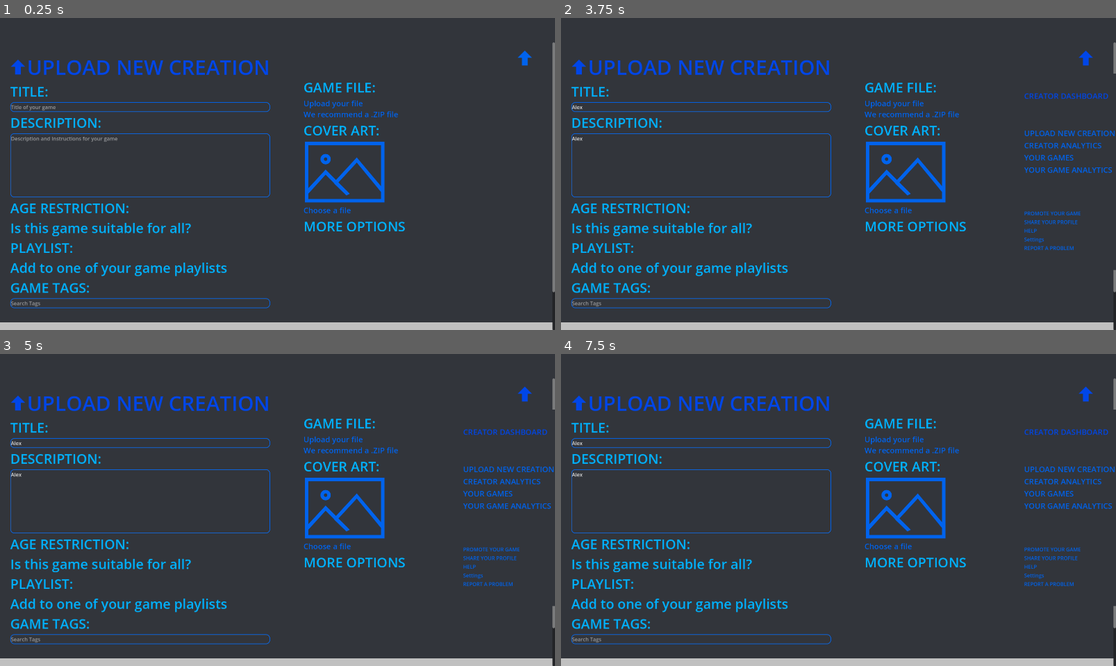
Above: before the commit, frames 1-4 (two rows, left to right).
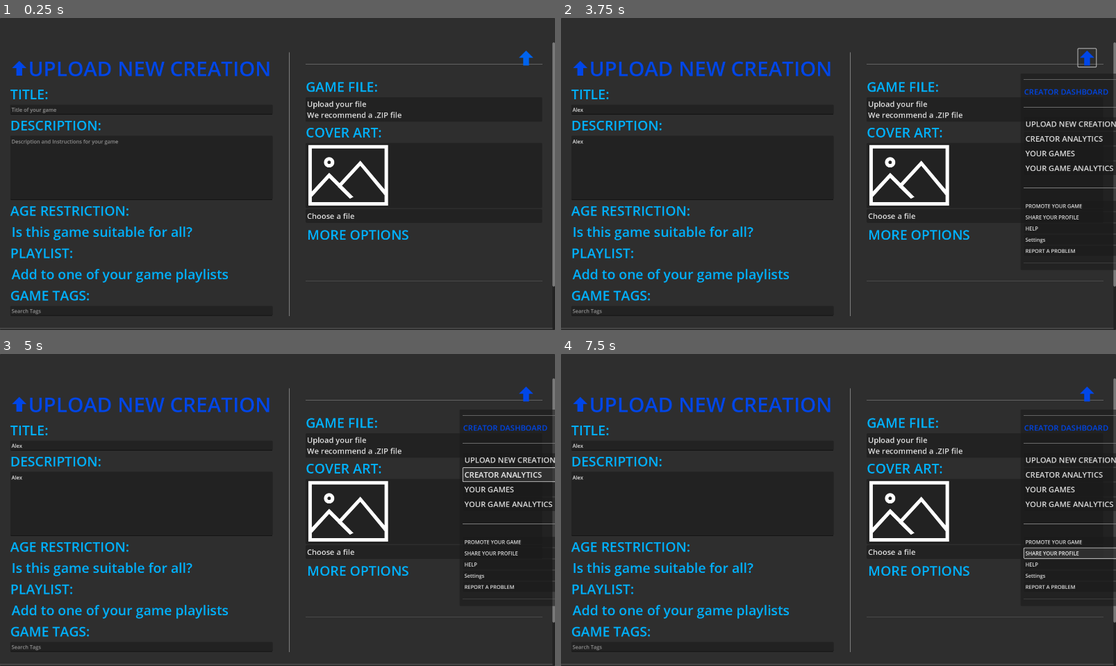
Above: after the commit, the same moments.

Repository: MichaelDawe/nucli.io
Game: Godot game, scene res://creator_dashboard_upload.tscn
Two runs of this game, one before a commit and one after it. Both use one fixed random seed, a clock stepped at 60 frames per second and the inputs below. This scene is started directly instead of the project's main scene.
Inputs (mouse positions are in pixels of both pictures, inside the frame that each line leads up to):
- Up to frame 1 (0.25 s): no input
- Up to frame 2 (3.75 s): click (699, 108) at 0.52 s; type "Alex" at 0.6 s; click (699, 164) at 0.75 s; type "Alex" at 0.83 s; click "Is this game suitable for all?" at 1.25 s; click "Add to one of your game playl…" at 2 s; click "Choose a file" at 2.75 s; click (1088, 58) at 3.5 s
- Up to frame 3 (5 s): click "CREATOR ANALYTICS" at 4.25 s
- Up to frame 4 (7.5 s): click "YOUR GAMES" at 5 s; click "YOUR GAME ANALYTICS" at 5.75 s; click "PROMOTE YOUR GAME" at 6.5 s; click "SHARE YOUR PROFILE" at 7.25 s

The runs differ from the first frame. In frame 1, 35% of the frame differs, in the area x 0-100%, y 10-100%; in frame 2, 40%, in the area x 0-100%, y 9-100%; in frame 3, 40%; in frame 4, 40%.

Commit message:
added no results text to search page

Diff:
--- a/creator_dashboard_upload.tscn
+++ b/creator_dashboard_upload.tscn
@@ -1,7 +1,6 @@
-[gd_scene load_steps=8 format=3 uid="uid://1aij4srh0ya3"]
+[gd_scene load_steps=7 format=3 uid="uid://1aij4srh0ya3"]
 
 [ext_resource type="Script" path="res://creator_dashboard_upload.gd" id="1_qsc0y"]
-[ext_resource type="Theme" uid="uid://cr3crcndaspom" path="res://dark_theme.tres" id="1_t15ob"]
 [ext_resource type="Texture2D" uid="uid://b82x24b26fsu6" path="res://temp/game_upload_page2.png" id="3_gtjw5"]
 [ext_resource type="Texture2D" uid="uid://bkik5uviuywgl" path="res://icons/user_background.png" id="4_fat83"]
 [ext_resource type="Texture2D" uid="uid://dutjvgu6bedsj" path="res://icons/arrow-up-51-48.png" id="4_vgqrw"]
@@ -17,7 +16,6 @@
 anchor_bottom = 1.0
 grow_horizontal = 2
 grow_vertical = 2
-theme = ExtResource("1_t15ob")
 script = ExtResource("1_qsc0y")
 
 [node name="Background" type="Panel" parent="."]
--- a/header.tscn
+++ b/header.tscn
@@ -80,6 +80,7 @@
 popup/item_2/id = 3
 popup/item_3/text = "RANDOM"
 popup/item_3/id = 4
+popup/item_4/id = 4
 popup/item_4/separator = true
 popup/item_5/text = "ADVENTURE"
 popup/item_5/id = 5
@@ -101,6 +102,7 @@
 popup/item_13/id = 13
 popup/item_14/text = "CASUAL"
 popup/item_14/id = 14
+popup/item_15/id = 15
 popup/item_15/separator = true
 popup/item_16/text = "SOLO"
 popup/item_16/id = 15
@@ -164,9 +166,11 @@
 item_count = 5
 popup/item_0/text = "NO_NOTIFICATIONS"
 popup/item_0/disabled = true
+popup/item_1/id = 1
 popup/item_1/separator = true
 popup/item_2/text = "VIEW_MESSAGES"
 popup/item_2/id = 1
+popup/item_3/id = 3
 popup/item_3/separator = true
 popup/item_4/text = "SHOW_FRIENDS"
 popup/item_4/id = 2
@@ -189,9 +193,11 @@
 popup/item_1/id = 2
 popup/item_2/text = "SETTINGS"
 popup/item_2/id = 3
+popup/item_3/id = 3
 popup/item_3/separator = true
 popup/item_4/text = "HELP_CENTER"
 popup/item_4/id = 4
+popup/item_5/id = 5
 popup/item_5/separator = true
 popup/item_6/text = "SIGN_OUT"
 popup/item_6/id = 5
--- a/main.gd
+++ b/main.gd
@@ -7,6 +7,7 @@
 var page = 0 # 404 = 404, 0 = Main, 1 = search, 2 = creator dashboard
 
 
+var c_dashboard = preload("res://creator_dashboard_upload.tscn") #TODO change to different page
 var searchpage = preload("res://search.tscn")
 var error404 = preload("res://404.tscn")
 
@@ -187,7 +188,12 @@
 		1: #profile
 			spawn_404()
 		2: #dashboard
-			spawn_404()
+			page = 2
+			var s = c_dashboard.instantiate()
+			get_node("Content").free()
+			add_child(s)
+			move_child(s, 0)
+			get_node("Gradient").visible = false
 		3: #settings
 			spawn_404()
 		4: #help center
--- a/search.gd
+++ b/search.gd
@@ -103,6 +103,9 @@
 			ad_index = randi_range(1, 3)
 	gcat.space()
 	add_cat(gcat)
+	# say no results if no results
+	if len(matches) == 0:
+		$ScrollContainer/VBoxContainer/No_Results.visible = true
 
 func add_cat(scene):
 	$ScrollContainer/VBoxContainer.add_child(scene)
--- a/search.tscn
+++ b/search.tscn
@@ -61,6 +61,12 @@
 theme_override_font_sizes/font_size = 24
 text = "SEARCH_RESULTS"
 
+[node name="No_Results" type="Label" parent="ScrollContainer/VBoxContainer"]
+visible = false
+layout_mode = 2
+theme_override_font_sizes/font_size = 24
+text = "NO_SEARCH_RESULTS"
+
 [node name="HSeparator5" type="HSeparator" parent="ScrollContainer/VBoxContainer"]
 layout_mode = 2
 size_flags_vertical = 3
